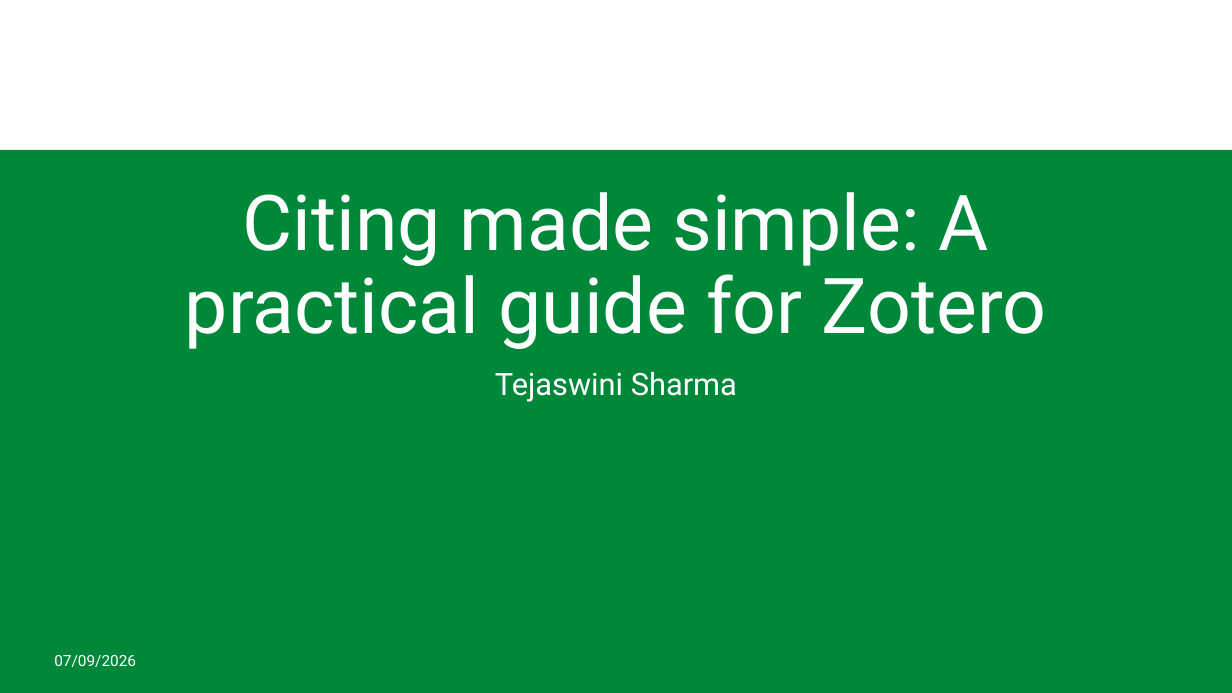
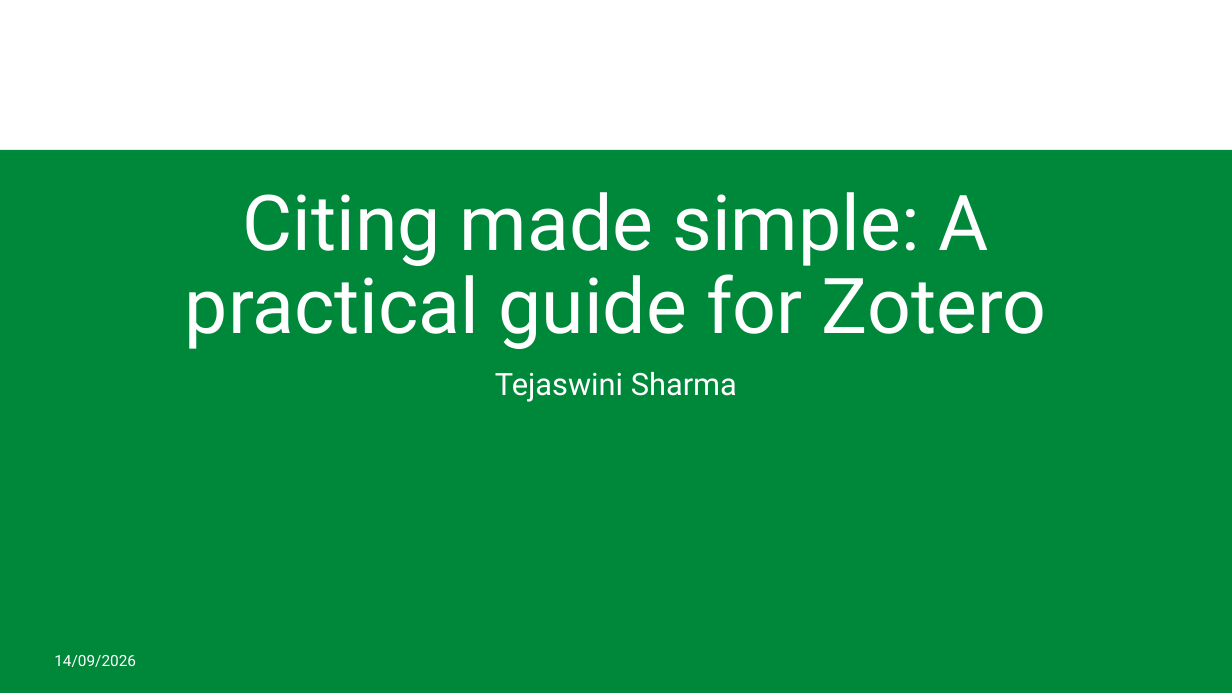
Before and after one commit to lmu-osc/train-the-trainer-test-repo-separate-slidedeck-zenodo, a slide deck: slide 1 of index.pptx. Drawn at 1232x693 pixels with LibreOffice and Linux fonts; fonts in the diff are those of the drawing; background and template pictures are left out. Boxes give left, top, right and bottom in pixels: in the first picture for what was removed or moved away, otherwise in the second. Text is boxed around its words. In the diff, an @@ line names an element or a change of style, - is before the commit and + after.

```diff
--- a/index.pptx
+++ b/index.pptx
@@ text at (54, 655, 136, 667): text changed @@
-07/09/2026
+14/09/2026
```
Also in this commit, not shown: 5 other files.
